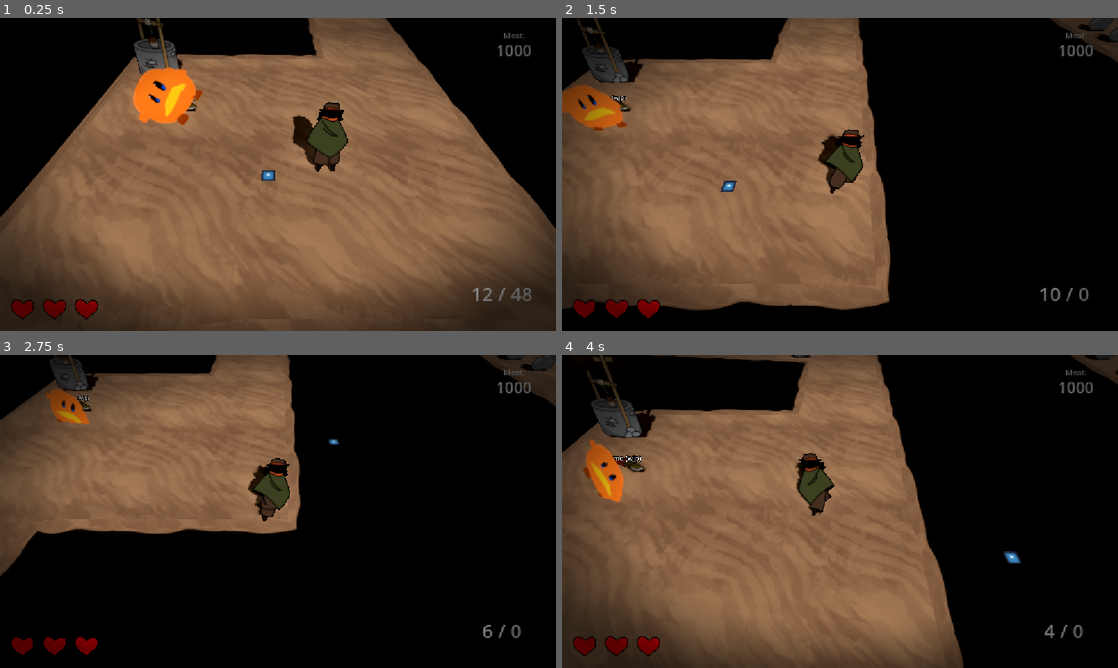
Above: before the commit, frames 1-4 (two rows, left to right).
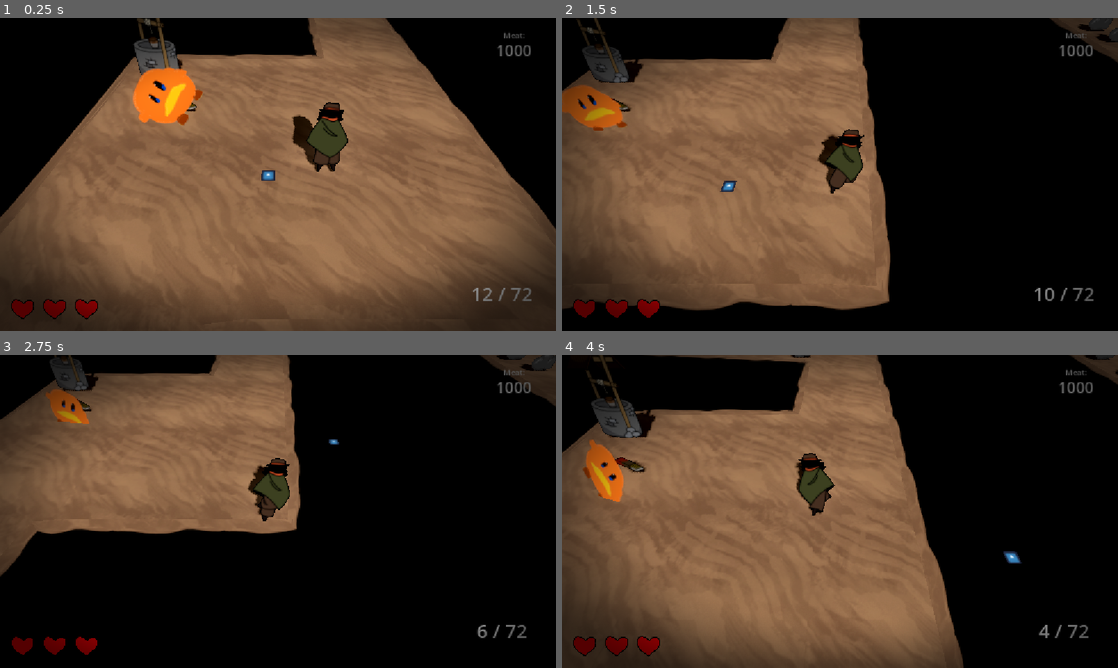
Above: after the commit, the same moments.

Repository: gmuGADIG/DEADSHOT
Game: Godot game, scene res://world/levels/desert_large/level_desert_large.tscn
Same seed, same stepped clock (60 frames per second), same inputs: the game is played once before the commit and once after it. This scene is started directly instead of the project's main scene. The engine's default icon, where the game draws it, is replaced by a stand-in: a white triangle on a blue panel in a dark square. Sound files missing from this copy of the repository are replaced by a short silence.
Inputs (mouse positions are in pixels of both pictures, inside the frame that each line leads up to):
- Up to frame 1 (0.25 s): no input
- Up to frame 2 (1.5 s): move the mouse to (962, 158) at 0.52 s; press the mouse at (962, 158) at 0.53 s; hold D (move_right) 0.53-1.28 s; tap E (interact) at 0.8, 1.35 s; move the mouse to (728, 190) at 1.27 s; release the mouse at (728, 190) at 1.28 s; hold S (move_down) from 1.28 s (still down)
- Up to frame 3 (2.75 s): click (166, 527) at 1.55 s; move the mouse to (333, 442) at 2.02 s; release S (move_down) at 2.03 s; press the mouse at (333, 442) at 2.03 s; hold D (move_right) from 2.03 s (still down); tap E (interact) at 2.3 s
- Up to frame 4 (4 s): move the mouse to (812, 574) at 2.77 s; release D (move_right) at 2.78 s; release the mouse at (812, 574) at 2.78 s; hold W (move_up) 2.78-3.53 s; tap E (interact) at 2.85, 3.8 s; click (812, 574) at 3.05 s; move the mouse to (1006, 558) at 3.52 s; hold A (move_left) from 3.53 s (still down); hold Shift (quick_purchase) from 3.53 s (still down)

The runs differ from the first frame. In frame 1, less than 0.1% of the frame differs, in the area x 34-96%, y 25-91%; in frame 2, 0.3%, in the area x 8-96%, y 24-91%; in frame 3, 0.2%; in frame 4, 0.3%.

Commit message:
Implemented ammo pickups

Diff:
--- /dev/null
+++ b/world/pickups/ammo_pickup/ammo_grab_text/ammo_grab_text.gd
@@ -0,0 +1,8 @@
+extends Node3D
+
+func _ready() -> void:
+	await %Anim.animation_finished
+	queue_free()
+
+func set_ammo(amount: int) -> void:
+	%Label.text %= amount
--- /dev/null
+++ b/world/pickups/ammo_pickup/ammo_grab_text/ammo_grab_text.tscn
@@ -0,0 +1,113 @@
+[gd_scene load_steps=6 format=3 uid="uid://ds01j6o85shug"]
+
+[ext_resource type="Script" uid="uid://c7u3aeica623x" path="res://world/pickups/ammo_pickup/ammo_grab_text/ammo_grab_text.gd" id="1_61ayg"]
+[ext_resource type="AudioStream" uid="uid://bsxp7603mjq0x" path="res://audio/placeholders/test_unlock.wav" id="2_24kid"]
+
+[sub_resource type="Animation" id="Animation_57pi4"]
+resource_name = "collect"
+length = 2.0
+tracks/0/type = "value"
+tracks/0/imported = false
+tracks/0/enabled = true
+tracks/0/path = NodePath("Label:position")
+tracks/0/interp = 1
+tracks/0/loop_wrap = true
+tracks/0/keys = {
+"times": PackedFloat32Array(0, 2),
+"transitions": PackedFloat32Array(12.553342, 1),
+"update": 0,
+"values": [Vector3(0, 1.5, 0), Vector3(0, 2.4404593, 0)]
+}
+tracks/1/type = "value"
+tracks/1/imported = false
+tracks/1/enabled = true
+tracks/1/path = NodePath("Label:modulate")
+tracks/1/interp = 1
+tracks/1/loop_wrap = true
+tracks/1/keys = {
+"times": PackedFloat32Array(0, 2),
+"transitions": PackedFloat32Array(12.5, 1),
+"update": 0,
+"values": [Color(1, 1, 1, 1), Color(1, 1, 1, 0)]
+}
+tracks/2/type = "value"
+tracks/2/imported = false
+tracks/2/enabled = true
+tracks/2/path = NodePath("Label:scale")
+tracks/2/interp = 1
+tracks/2/loop_wrap = true
+tracks/2/keys = {
+"times": PackedFloat32Array(0, 0.4),
+"transitions": PackedFloat32Array(0.17677669, 1),
+"update": 0,
+"values": [Vector3(2, 2, 2), Vector3(1, 1, 1)]
+}
+
+[sub_resource type="Animation" id="Animation_61ayg"]
+length = 0.001
+tracks/0/type = "value"
+tracks/0/imported = false
+tracks/0/enabled = true
+tracks/0/path = NodePath("Label:position")
+tracks/0/interp = 1
+tracks/0/loop_wrap = true
+tracks/0/keys = {
+"times": PackedFloat32Array(0),
+"transitions": PackedFloat32Array(1),
+"update": 0,
+"values": [Vector3(0, 0.7112785, 0)]
+}
+tracks/1/type = "value"
+tracks/1/imported = false
+tracks/1/enabled = true
+tracks/1/path = NodePath("Label:modulate")
+tracks/1/interp = 1
+tracks/1/loop_wrap = true
+tracks/1/keys = {
+"times": PackedFloat32Array(0),
+"transitions": PackedFloat32Array(1),
+"update": 0,
+"values": [Color(1, 1, 1, 1)]
+}
+tracks/2/type = "value"
+tracks/2/imported = false
+tracks/2/enabled = true
+tracks/2/path = NodePath("Label:scale")
+tracks/2/interp = 1
+tracks/2/loop_wrap = true
+tracks/2/keys = {
+"times": PackedFloat32Array(0),
+"transitions": PackedFloat32Array(1),
+"update": 0,
+"values": [Vector3(1, 1, 1)]
+}
+
+[sub_resource type="AnimationLibrary" id="AnimationLibrary_61ayg"]
+_data = {
+&"RESET": SubResource("Animation_61ayg"),
+&"collect": SubResource("Animation_57pi4")
+}
+
+[node name="AmmoGrabText" type="Node3D"]
+script = ExtResource("1_61ayg")
+
+[node name="Label" type="Label3D" parent="."]
+unique_name_in_owner = true
+transform = Transform3D(1, 0, 0, 0, 1, 0, 0, 0, 1, 0, 0.7112785, 0)
+pixel_size = 0.01
+billboard = 1
+render_priority = 10
+text = "+%d Bullets"
+font_size = 48
+outline_size = 0
+
+[node name="AmmoGrabSound" type="AudioStreamPlayer3D" parent="."]
+stream = ExtResource("2_24kid")
+autoplay = true
+
+[node name="Anim" type="AnimationPlayer" parent="."]
+unique_name_in_owner = true
+libraries = {
+&"": SubResource("AnimationLibrary_61ayg")
+}
+autoplay = "collect"
--- /dev/null
+++ b/world/pickups/ammo_pickup/ammo_pickup.gd
@@ -0,0 +1,16 @@
+extends Area3D
+
+func _on_body_entered(body: Node3D) -> void:
+	if body is Player:
+		grab_ammo()
+
+func grab_ammo() -> void:
+	var gun: Gun = Player.instance.get_gun()
+	var ammo_added := gun.add_ammo()
+
+	var flavor_text := preload("res://world/pickups/ammo_pickup/ammo_grab_text/ammo_grab_text.tscn").instantiate()
+	flavor_text.set_ammo(ammo_added)
+	flavor_text.position = self.position
+	add_sibling(flavor_text)
+
+	queue_free()
--- a/world/pickups/ammo_pickup/ammo_pickup.tscn
+++ b/world/pickups/ammo_pickup/ammo_pickup.tscn
@@ -1,11 +1,13 @@
 [gd_scene load_steps=4 format=3 uid="uid://6ahxaf8mfjcr"]
 
+[ext_resource type="Script" uid="uid://fu8skx76i6t4" path="res://world/pickups/ammo_pickup/ammo_pickup.gd" id="1_66mbw"]
 [ext_resource type="Texture2D" uid="uid://cv1gfgy1dth2g" path="res://world/pickups/ammo_pickup/ammo_pickup.png" id="1_k1l7w"]
-[ext_resource type="PackedScene" uid="uid://0ndhmibsve8k" path="res://world/comment/comment.tscn" id="2_66mbw"]
 
 [sub_resource type="BoxShape3D" id="BoxShape3D_shw0w"]
 
 [node name="AmmoPickup" type="Area3D"]
+collision_mask = 2
+script = ExtResource("1_66mbw")
 
 [node name="Sprite3D" type="Sprite3D" parent="."]
 transform = Transform3D(1, 0, 0, 0, 0.8660254, 0.5, 0, -0.5, 0.8660254, 0, 0.35006368, 0)
@@ -16,5 +18,4 @@
 [node name="CollisionShape3D" type="CollisionShape3D" parent="."]
 shape = SubResource("BoxShape3D_shw0w")
 
-[node name="UNFINISHED" parent="." instance=ExtResource("2_66mbw")]
-text = "ammo (wip)"
+[connection signal="body_entered" from="." to="." method="_on_body_entered"]
--- a/world/player/HUD/ammo_display.gd
+++ b/world/player/HUD/ammo_display.gd
@@ -4,6 +4,10 @@
 var current_reserve := 0
 
 func _ready() -> void:
+	current_ammo = Player.instance.get_gun().chamber_ammo
+	current_reserve = Player.instance.get_gun().reserve_ammo
+	display_ammo()
+
 	Global.player_ammo_changed.connect(_on_ammo_changed)
 	Global.player_ammo_reserve_changed.connect(_on_ammo_reserve_changed)
 
--- a/world/player/weapon/gun_base.gd
+++ b/world/player/weapon/gun_base.gd
@@ -4,11 +4,10 @@
 
 signal fired
 
-## Time in seconds to reload
-@export var reload_time : float = 1.25
-## Max number of bullets in chamber and reserve
-@export var max_chamber : int = 6
-@export var max_reserve : int = 60
+@export var reload_time : float = 1.25 ## Time in seconds to reload
+@export var max_chamber : int = 6 ## Max number of bullets in chamber (a single clip)
+@export var max_reserve : int = 60 ## Max number of bullets in the reserve
+@export var ammo_per_pickup : int = 30 ## How much ammo is added when the player gets an ammo pickup
 
 ## Gets set to the max_wep_ammo and max_reserve_ammo from player.
 var chamber_ammo : int:
@@ -65,6 +64,14 @@
 @abstract
 func fire() -> void
 
+
+## Called when an ammo pickup is grabbed.
+## Adds to the gun's reserve.
+## Returns the amount added, since different guns can have different amounts.
+func add_ammo() -> int:
+	reserve_ammo += ammo_per_pickup
+	return ammo_per_pickup
+
 ## Reloads the gun if there are less than the max number of bullets in the chamber and if there are any bullets in the reserve available.
 func reload() -> void:
 	var chamber_diff := max_chamber - chamber_ammo
Not shown, added: world/pickups/ammo_pickup/ammo_grab_text/ammo_grab_text.gd.uid
Not shown, added: world/pickups/ammo_pickup/ammo_pickup.gd.uid
